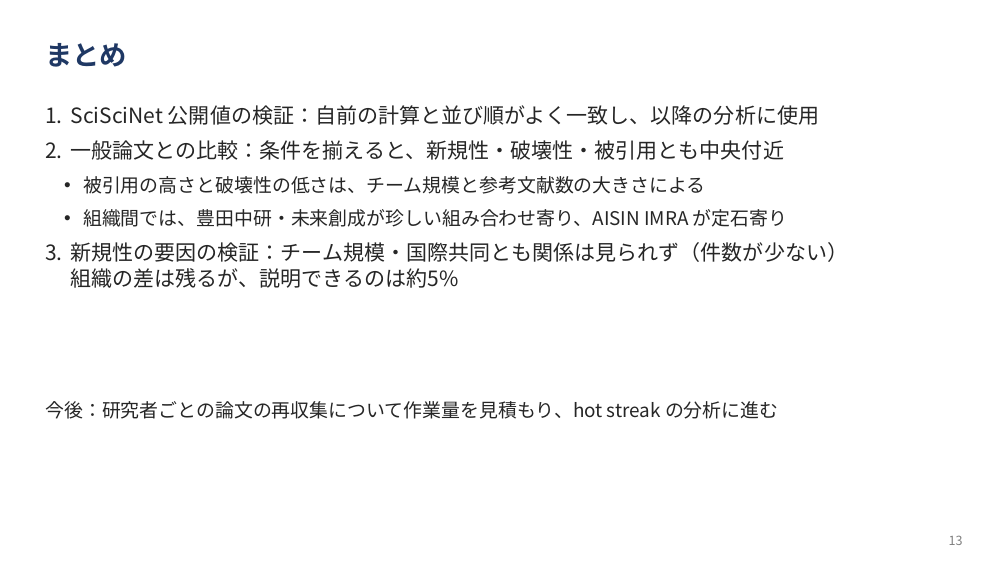
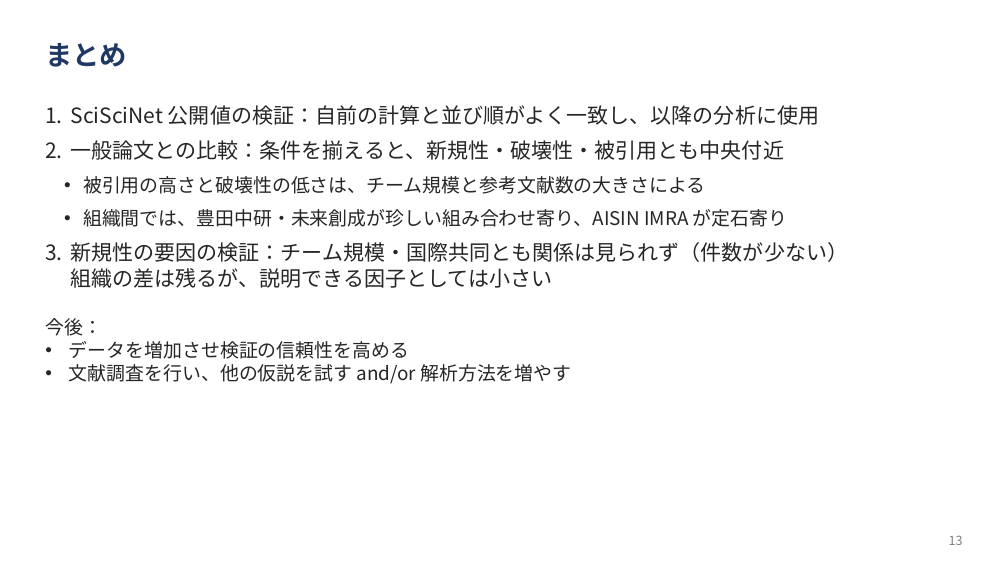
Before and after one commit to ryosuke0828/sci-sci-toyota, a slide deck: slide 10 of docs/slides/toyota_novelty_progress.pptx (slide 13 before the commit). Drawn at 1008x567 pixels with LibreOffice and Linux fonts; fonts in the diff are those of the drawing. Boxes give left, top, right and bottom in pixels: in the first picture for what was removed or moved away, otherwise in the second. Text is boxed around its words. In the diff, an @@ line names an element or a change of style, - is before the commit and + after.

```diff
--- a/docs/slides/toyota_novelty_progress.pptx
+++ b/docs/slides/toyota_novelty_progress.pptx
@@ text at bbox=[71, 242, 849, 288]: text changed @@
-3. 新規性の要因の検証：チーム規模・国際共同とも関係は見られず（件数が少ない）
-   組織の差は残るが、説明できるのは約5%
+3. 新規性の要因の検証：チーム規模・国際共同とも関係は見られず（件数が少ない）
+   組織の差は残るが、説明できる因子としては小さい
@@ text at bbox=[45, 318, 571, 384]: text changed @@
-今後：研究者ごとの論文の再収集について作業量を見積もり、hot streak の分析に進む
+今後：
+• データを増加させ検証の信頼性を高める
+• 文献調査を行い、他の仮説を試す and/or 解析方法を増やす
```
Also in this commit, not shown: 13 other slides changed, 2 slides added.
